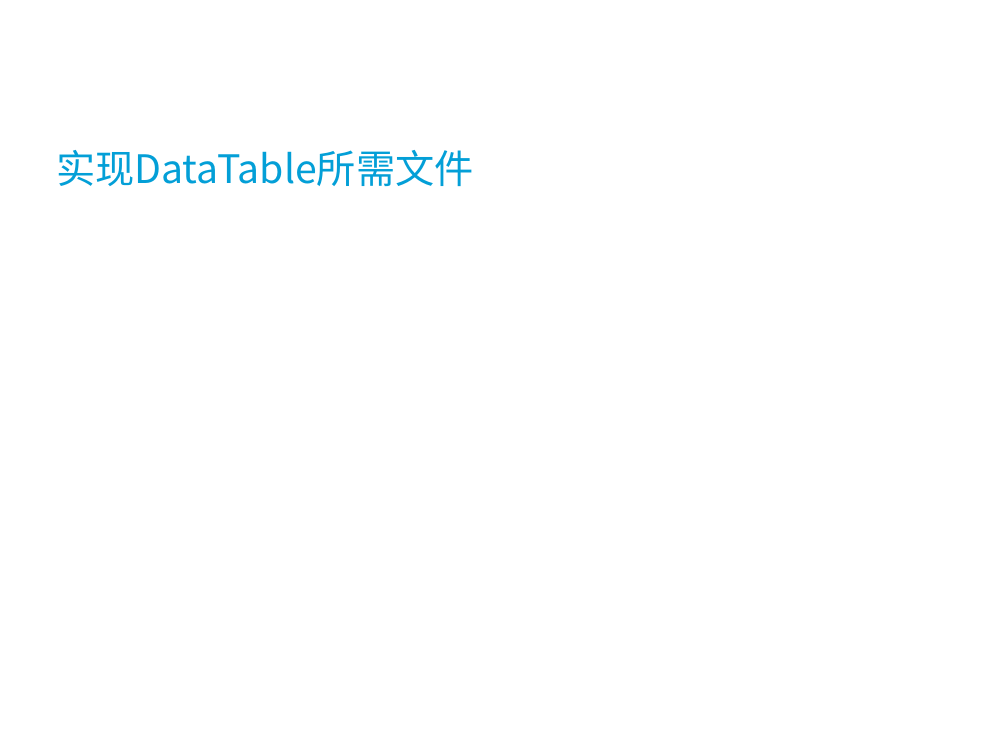
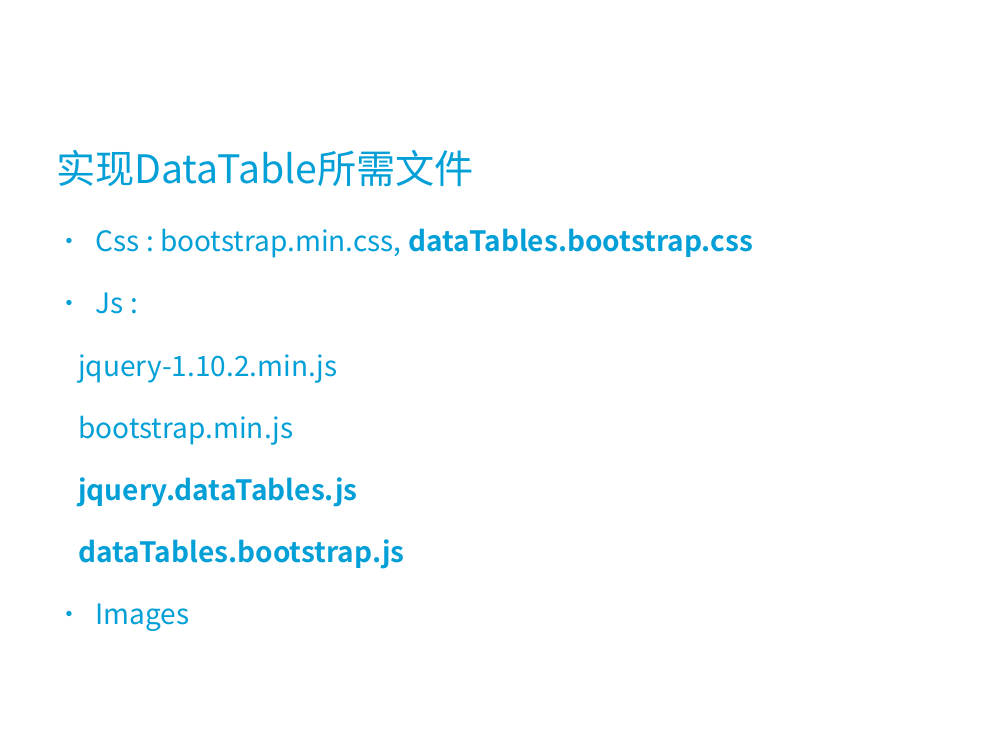
Before and after one commit to roostinghawk/datatables-demo, a slide deck: slide 2 of doc/ppt/DataTables_Introductioin.ppt. Drawn at 1008x756 pixels with LibreOffice and Linux fonts; fonts in the diff are those of the drawing; background and template pictures are left out. Boxes give left, top, right and bottom in pixels: in the first picture for what was removed or moved away, otherwise in the second. Text is boxed around its words. In the diff, an @@ line names an element or a change of style, - is before the commit and + after.

```diff
--- a/doc/ppt/DataTables_Introductioin.ppt
+++ b/doc/ppt/DataTables_Introductioin.ppt
@@ text added at (78, 228, 753, 631), 20 pt, text #039FD7 @@
+• Css : bootstrap.min.css, dataTables.bootstrap.css
+• Js :
+jquery-1.10.2.min.js
+bootstrap.min.js
+jquery.dataTables.js
+dataTables.bootstrap.js
+• Images
```
Also in this commit, not shown: 2 other slides changed, 15 other files.
